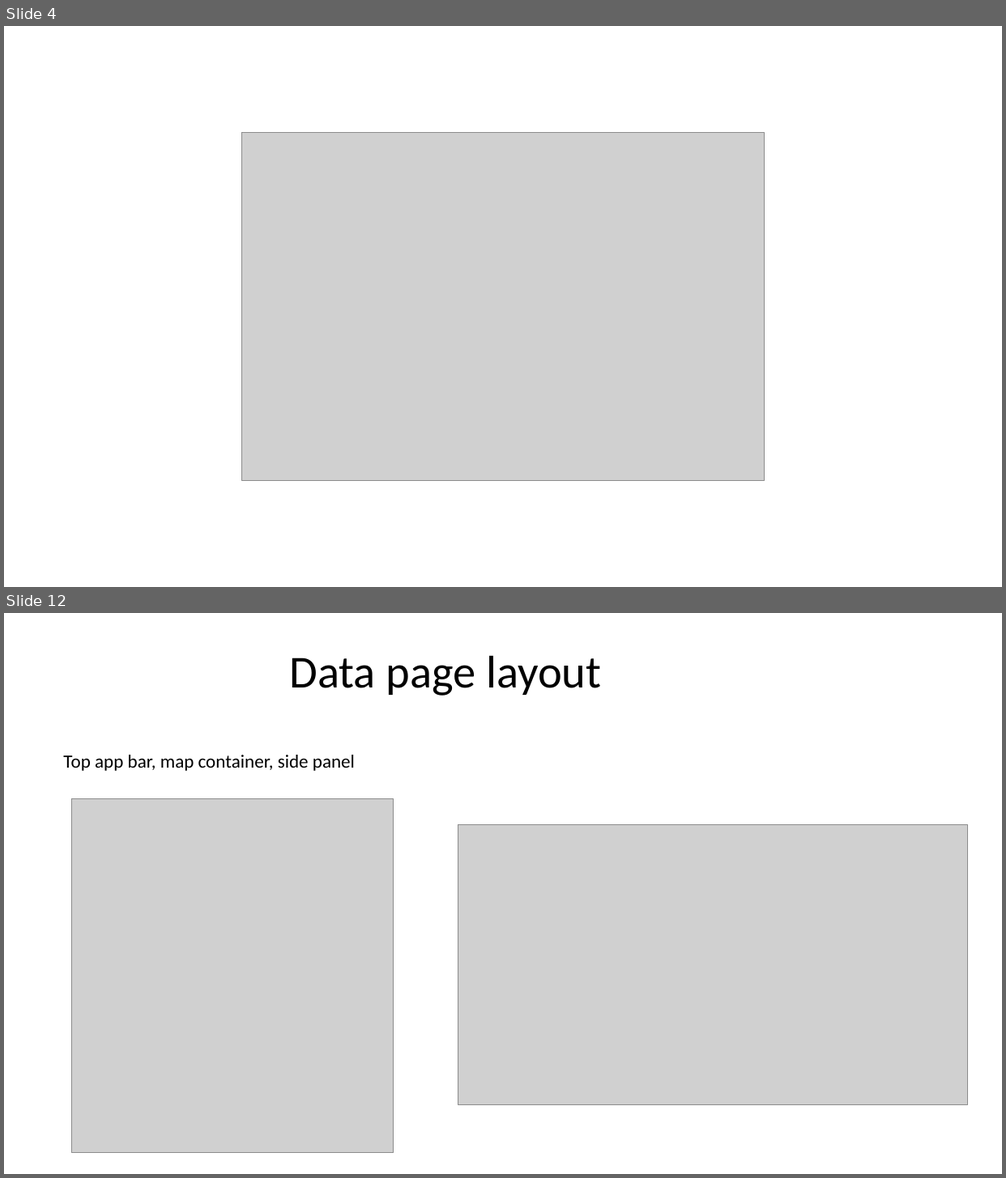
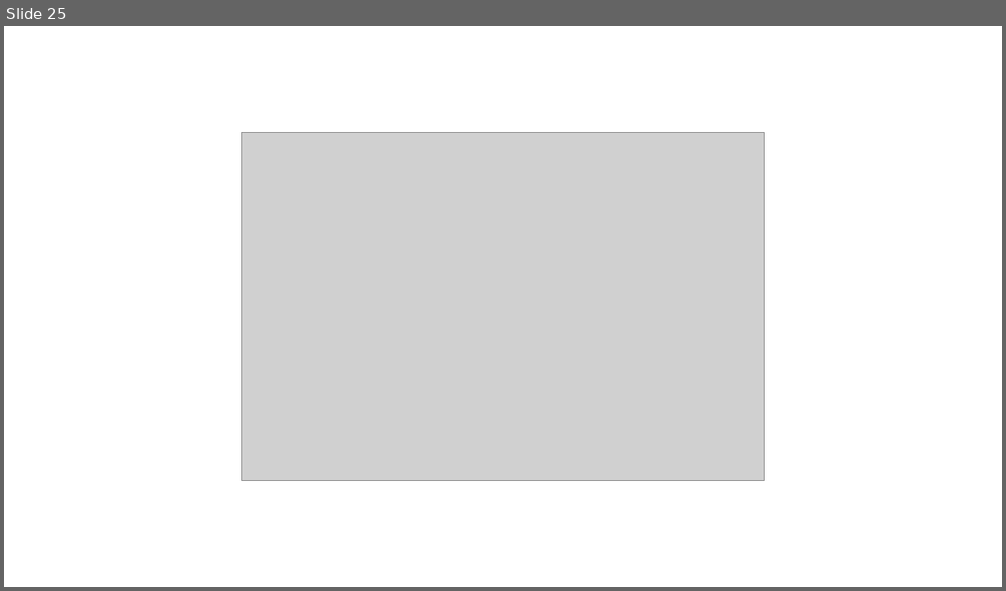
Before and after one commit to DHI/DomainServicesCourse, a slide deck: Presentations/DS-course-4-frontend.pptx. Shown one above the other, each under a label of ours: slides 4 and 12 before the commit, slide 25 after it; the slides between them are not shown. The pictures are 1006x1178 and 1006x591 pixels, drawn with LibreOffice and Linux fonts; fonts in the diff are those of the drawing; grey boxes stand for pictures. Boxes give left, top, right and bottom in pixels: in the first picture for what was removed or moved away, otherwise in the second. Text is boxed around its words. In the diff, an @@ line names an element or a change of style, - is before the commit and + after.

```diff
--- a/Presentations/DS-course-4-frontend.pptx
+++ b/Presentations/DS-course-4-frontend.pptx
@@ slide 12 removed at (4,613,1002,1174), background #FFFFFF @@
@@ text removed at (289,655,601,696) @@
-Data page layout
@@ text removed at (63,755,355,771) @@
-Top app bar, map container, side panel
@@ picture removed at (71,798,394,1152) @@
@@ picture removed at (458,825,967,1105) @@
@@ what was slide 4 is now slide 25 @@
```
Also in this commit, not shown: 1 slide changed, 21 slides added, 10 other slides removed, 6 other files.
